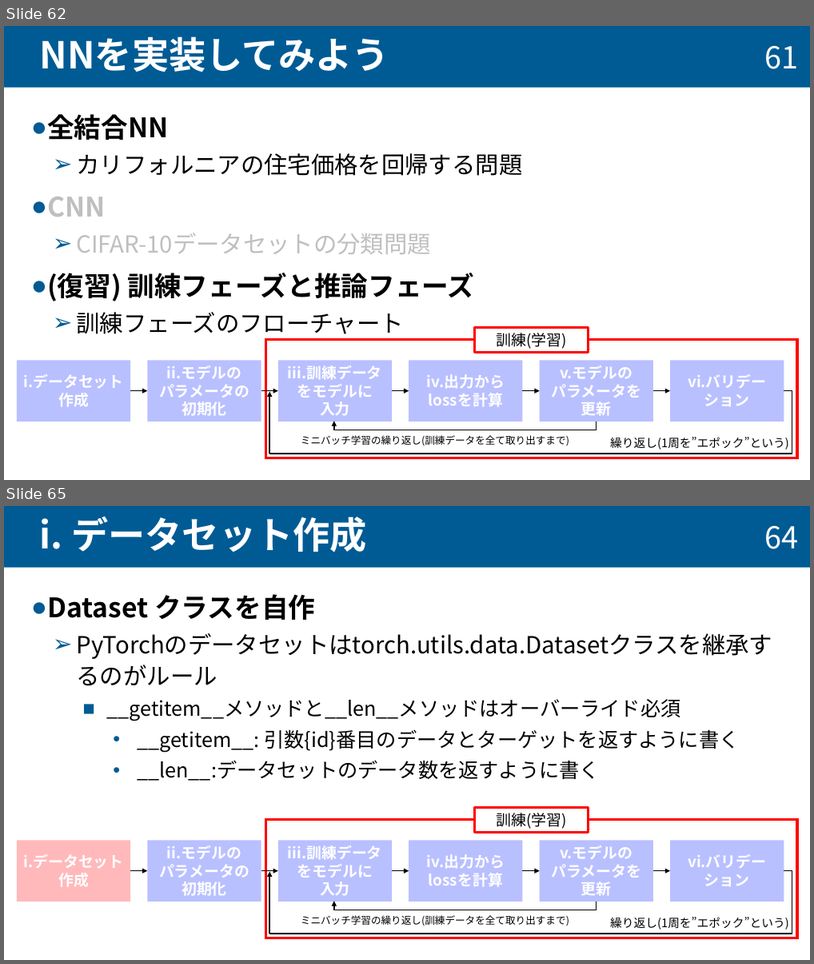
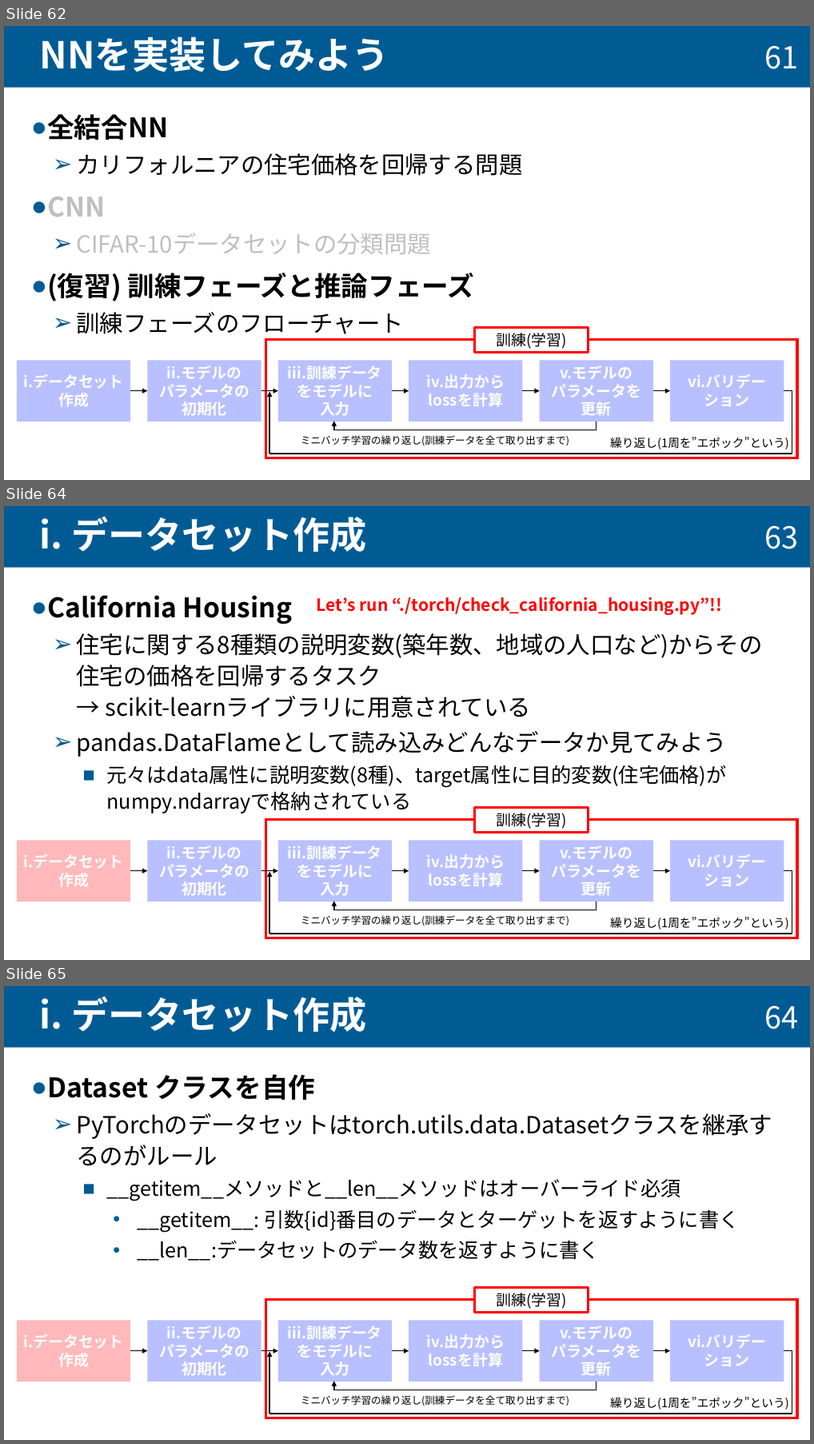
Before and after one commit to taiseifujisawa/cnn_manual_nktlab, a slide deck: cnn_manual.pptx. Shown one above the other, each under a label of ours: slides 62 and 65 before the commit, slides 62, 64 and 65 after it; the slides between them are not shown. The pictures are 814x964 and 814x1444 pixels, drawn with LibreOffice and Linux fonts; fonts in the diff are those of the drawing. Boxes give left, top, right and bottom in pixels: in the first picture for what was removed or moved away, otherwise in the second. Text is boxed around its words. In the diff, an @@ line names an element or a change of style, - is before the commit and + after.

```diff
--- a/cnn_manual.pptx
+++ b/cnn_manual.pptx
@@ slide 64 added at (4,506,810,960), background #FFFFFF @@
@@ title added at (4,506,810,567), fill #005B94, 44 pt, text #FFFFFF, bold @@
+i. データセット作成
@@ page number added at (765,526,798,549), 36 pt, text #FFFFFF @@
+63
@@ text added at (47,595,763,813), 28 pt, text #000000 @@
+● California Housing
+  ➢ 住宅に関する8種類の説明変数(築年数、地域の人口など)からその住宅の価格を回帰するタスク
+    → scikit-learnライブラリに用意されている
+  ➢ pandas.DataFlameとして読み込みどんなデータか見てみよう
+    ■ 元々はdata属性に説明変数(8種)、target属性に目的変数(住宅価格)がnumpy.ndarrayで格納されている
@@ text added at (317,597,722,615), 20 pt, text #FF0000, bold @@
+Let’s run “./torch/check_california_housing.py”!!
@@ group added at (17,808,798,938): 8 rectangles, 7 arrows, 2 texts, 2 lines, 1 elbow line @@
+i.データセット
+作成
+ii.モデルの
+パラメータの
+初期化
+iii.訓練データ
+をモデルに
+入力
+iv.出力からlossを計算
+v.モデルの
+パラメータを更新
+vi.バリデーション
+訓練(学習)
+繰り返し(1周を”エポック”という)
+ミニバッチ学習の繰り返し(訓練データを全て取り出すまで)
```
Also in this commit, not shown: 5 slides changed, 35 other slides added.
